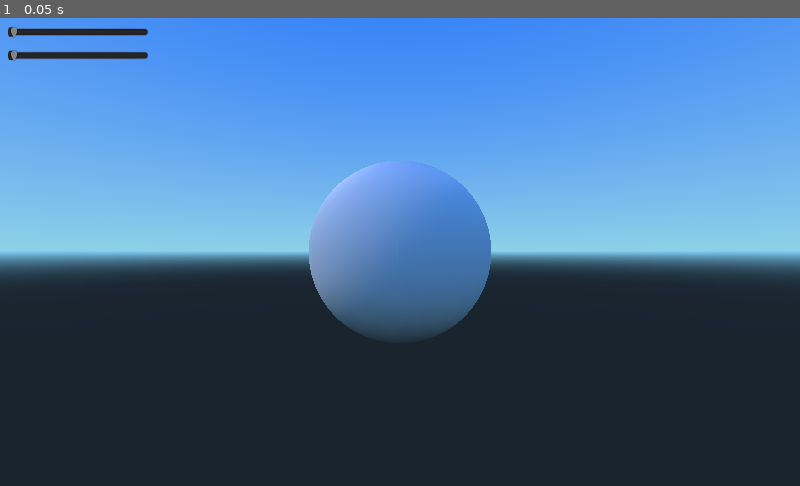
Above: before the commit, frame 1.
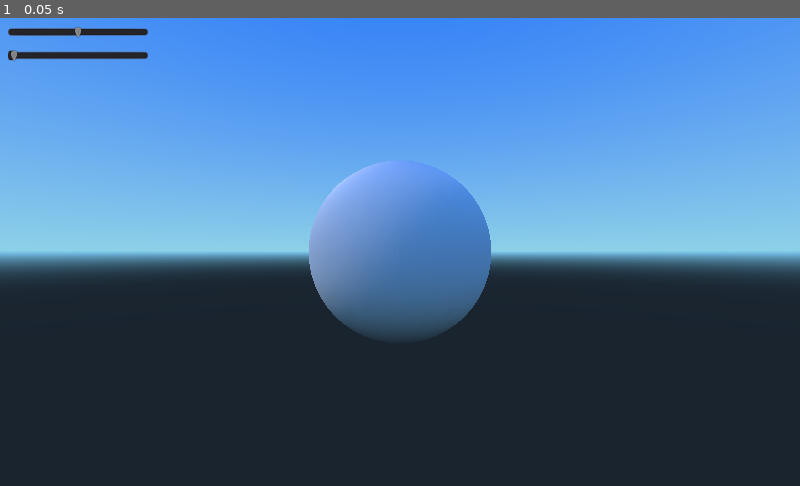
Above: after the commit, the same moment.

Repository: romainringenbach/DeepBlue
Game: Godot game, scene res://test.tscn
Same seed, same stepped clock (60 frames per second), same inputs: the game is played once before the commit and once after it.
Inputs:
- Up to frame 1 (0.05 s): no input

The runs differ from the first frame. In frame 1, less than 0.1% of the frame differs, in the area x 1-11%, y 1-5%.

Commit message:
add a speed on x axis with some simulation of inertia

Diff:
--- a/submarine-exp/RigidBody.gd
+++ b/submarine-exp/RigidBody.gd
@@ -1,12 +1,16 @@
 extends RigidBody
 
 const MASS = 100
-const SPEED = 0
+
 
 const rotation_acc = 1
 const max_rotation_velocity = 20
 
-var speed = 0
+const max_speed_acceleration = 2 #in fact : -1 to 1
+const speed_loss = 0.5
+const max_speed_velocity = 20
+
+var speed_acceleration = 0
 
 var rotate_left = false
 var rotate_right = false
@@ -38,9 +42,21 @@
 		elif state.angular_velocity[1] < 0.0:
 			state.angular_velocity += Vector3(0,rotation_acc*state.step,0)
 
+	if speed_acceleration != 0.0:
+		if state.linear_velocity[0] > -max_speed_velocity and state.linear_velocity[0] < max_speed_velocity:
+			state.linear_velocity += Vector3(speed_acceleration * state.step,0,0)
+	else:
+		if state.linear_velocity[0] > 0.0:
+			state.linear_velocity += Vector3(-speed_loss * state.step,0,0)
+			if 	state.linear_velocity[0] < 0.0:
+				state.linear_velocity[0] = 0.0
+		elif state.linear_velocity[0] < 0.0:
+			state.linear_velocity += Vector3(speed_loss * state.step,0,0)
+			if 	state.linear_velocity[0] > 0.0:
+				state.linear_velocity[0] = 0.0
 
 func _on_speed_value_changed(value):
-	speed = SPEED*value/100.0
+	speed_acceleration = max_speed_acceleration*value/100.0-1.0
 
 
 func _on_mass_value_changed(value):
--- a/submarine-exp/test.tscn
+++ b/submarine-exp/test.tscn
@@ -218,11 +218,11 @@
 size_flags_vertical = 0
 min_value = 0.0
 max_value = 100.0
-step = 1.0
+step = 10.0
 page = 0.0
-value = 0.0
+value = 50.0
 exp_edit = false
-rounded = false
+rounded = true
 editable = true
 tick_count = 0
 ticks_on_borders = false
